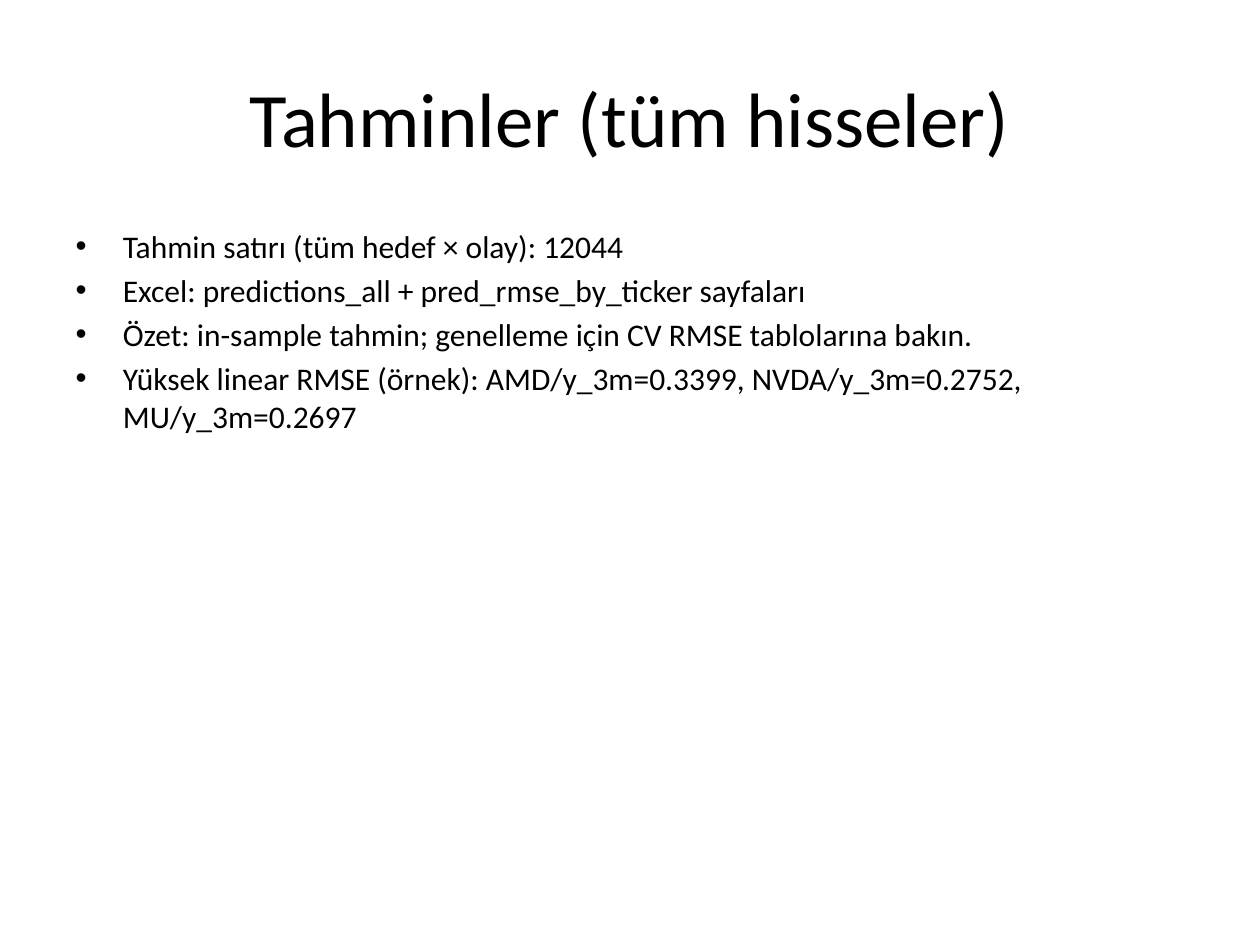
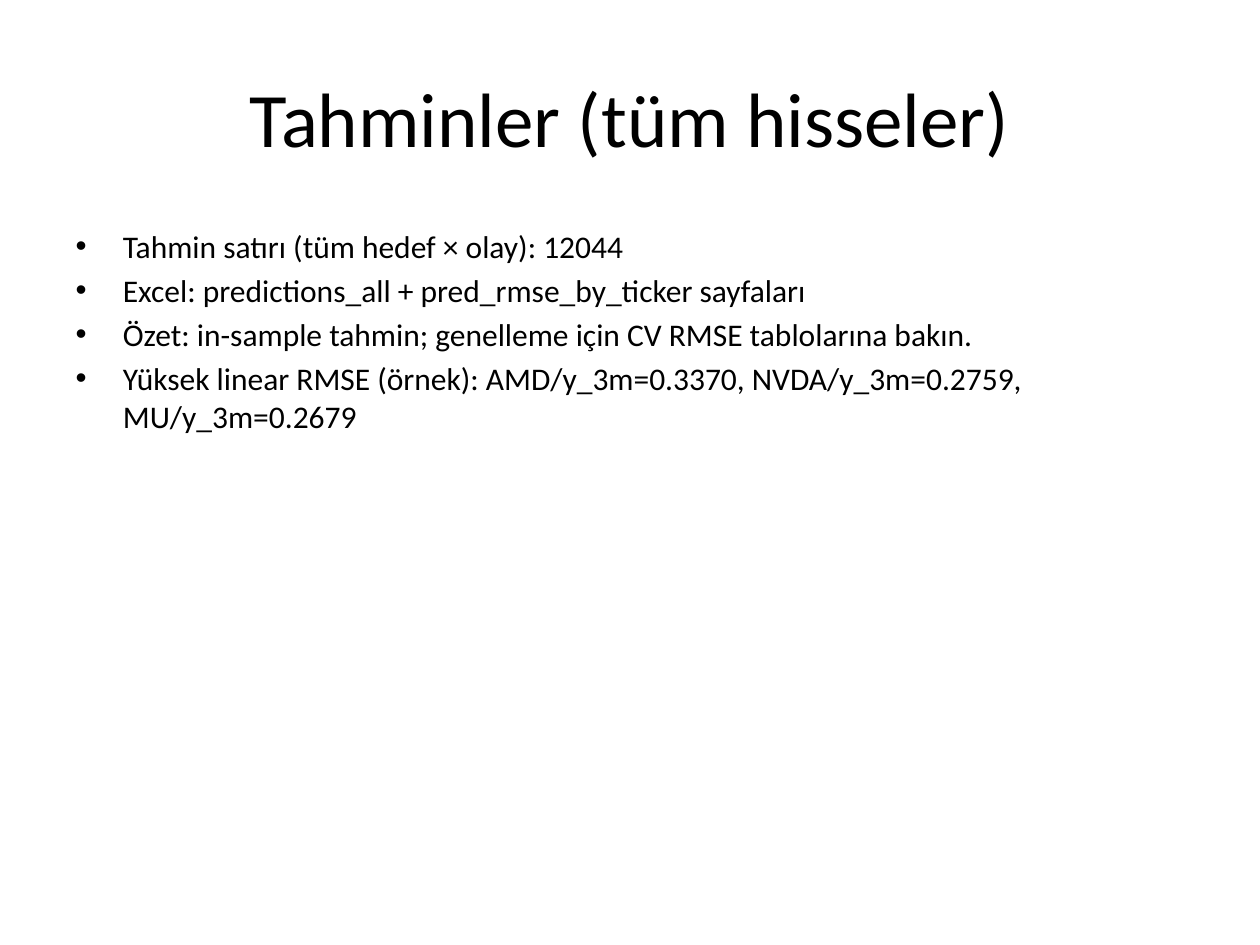
Before and after one commit to steetstyle/home-work-ml, a slide deck: slide 6 of presentation_soyad.pptx. Drawn at 1260x945 pixels with LibreOffice and Linux fonts; fonts in the diff are those of the drawing. Boxes give left, top, right and bottom in pixels: in the first picture for what was removed or moved away, otherwise in the second. Text is boxed around its words. In the diff, an @@ line names an element or a change of style, - is before the commit and + after.

```diff
--- a/presentation_soyad.pptx
+++ b/presentation_soyad.pptx
@@ text at <box>123,367,1022,433</box>: text changed @@
-• Yüksek linear RMSE (örnek): AMD/y_3m=0.3399, NVDA/y_3m=0.2752, MU/y_3m=0.2697
+• Yüksek linear RMSE (örnek): AMD/y_3m=0.3370, NVDA/y_3m=0.2759, MU/y_3m=0.2679
```
Also in this commit, not shown: 4 other files.
